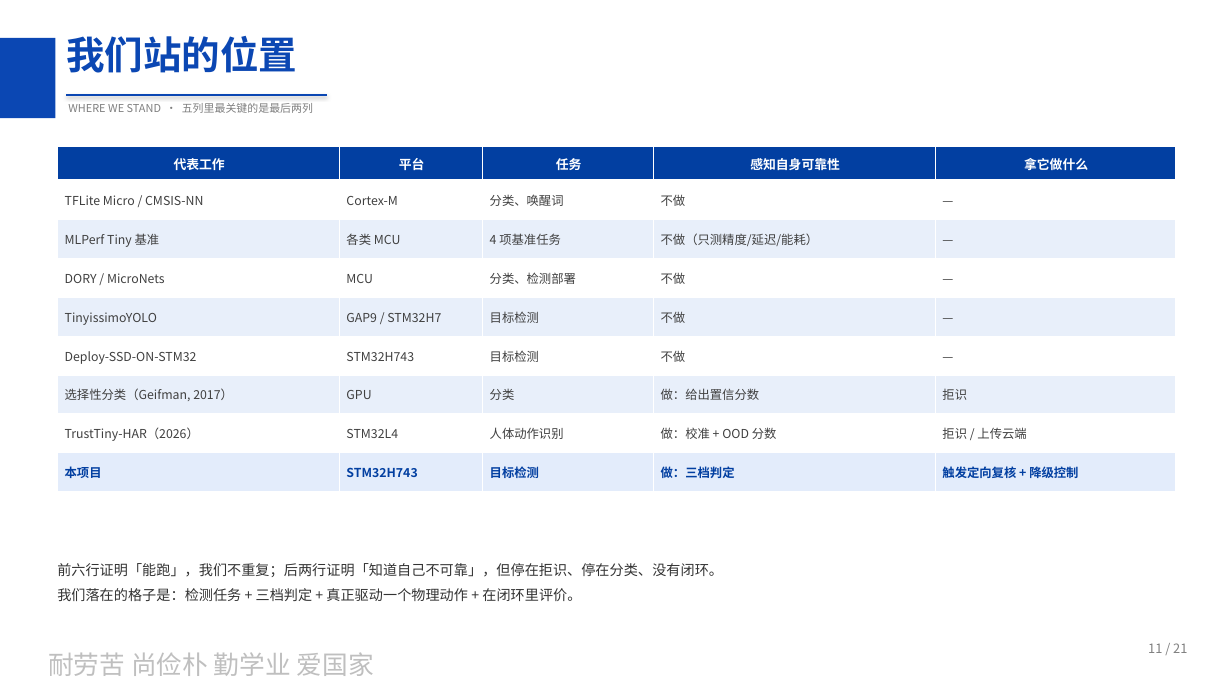
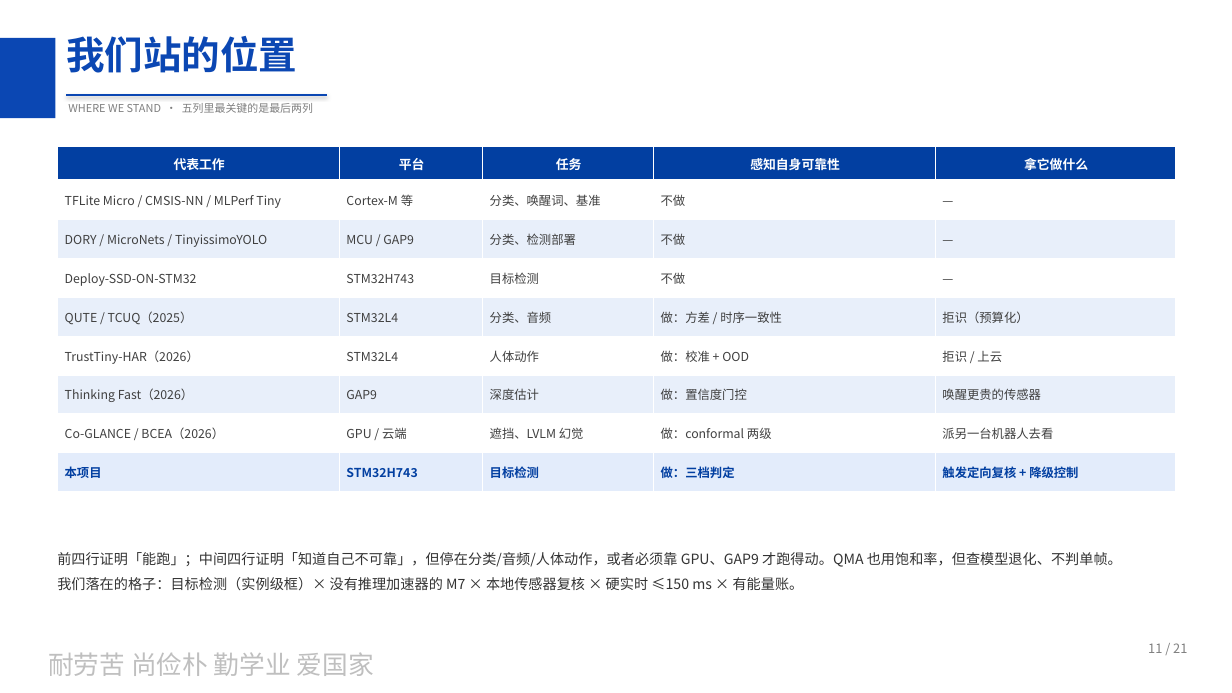
Before and after one commit to peach-ai280/srtp-tiny-detect-car, a slide deck: slide 11 of docs/01_立项/立项答辩_20261020.pptx. Drawn at 1232x693 pixels with LibreOffice and Linux fonts; fonts in the diff are those of the drawing; background and template pictures are left out. Boxes give left, top, right and bottom in pixels: in the first picture for what was removed or moved away, otherwise in the second. Text is boxed around its words. In the diff, an @@ line names an element or a change of style, - is before the commit and + after.

```diff
--- a/docs/01_立项/立项答辩_20261020.pptx
+++ b/docs/01_立项/立项答辩_20261020.pptx
@@ table at (57, 146, 1176, 492) @@
-row 2: TFLite Micro / CMSIS-NN | Cortex-M | 分类、唤醒词 | 不做 | —
-row 3: MLPerf Tiny 基准 | 各类 MCU | 4 项基准任务 | 不做（只测精度/延迟/能耗） | —
-row 4: DORY / MicroNets | MCU | 分类、检测部署 | 不做 | —
-row 5: TinyissimoYOLO | GAP9 / STM32H7 | 目标检测 | 不做 | —
+row 2: TFLite Micro / CMSIS-NN / MLPerf Tiny | Cortex-M 等 | 分类、唤醒词、基准 | 不做 | —
+row 3: DORY / MicroNets / TinyissimoYOLO | MCU / GAP9 | 分类、检测部署 | 不做 | —
-row 7: 选择性分类（Geifman, 2017） | GPU | 分类 | 做：给出置信分数 | 拒识
-row 8: TrustTiny-HAR（2026） | STM32L4 | 人体动作识别 | 做：校准 + OOD 分数 | 拒识 / 上传云端
+row 5: QUTE / TCUQ（2025） | STM32L4 | 分类、音频 | 做：方差 / 时序一致性 | 拒识（预算化）
+row 6: TrustTiny-HAR（2026） | STM32L4 | 人体动作 | 做：校准 + OOD | 拒识 / 上云
+row 7: Thinking Fast（2026） | GAP9 | 深度估计 | 做：置信度门控 | 唤醒更贵的传感器
+row 8: Co-GLANCE / BCEA（2026） | GPU / 云端 | 遮挡、LVLM 幻觉 | 做：conformal 两级 | 派另一台机器人去看
@@ text at (57, 552, 1122, 590): text changed @@
-前六行证明「能跑」，我们不重复；后两行证明「知道自己不可靠」，但停在拒识、停在分类、没有闭环。
-我们落在的格子是：检测任务 + 三档判定 + 真正驱动一个物理动作 + 在闭环里评价。
+前四行证明「能跑」；中间四行证明「知道自己不可靠」，但停在分类/音频/人体动作，或者必须靠 GPU、GAP9 才跑得动。QMA 也用饱和率，但查模型退化、不判单帧。
+我们落在的格子：目标检测（实例级框）× 没有推理加速器的 M7 × 本地传感器复核 × 硬实时 ≤150 ms × 有能量账。
```
Also in this commit, not shown: 7 other slides changed, 10 other files.
